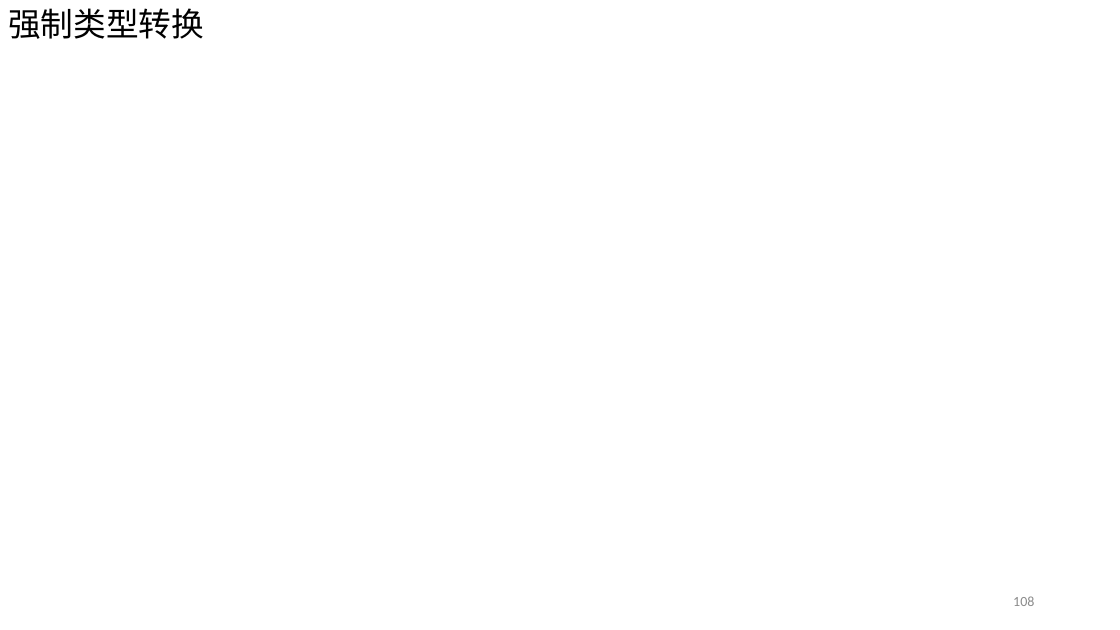
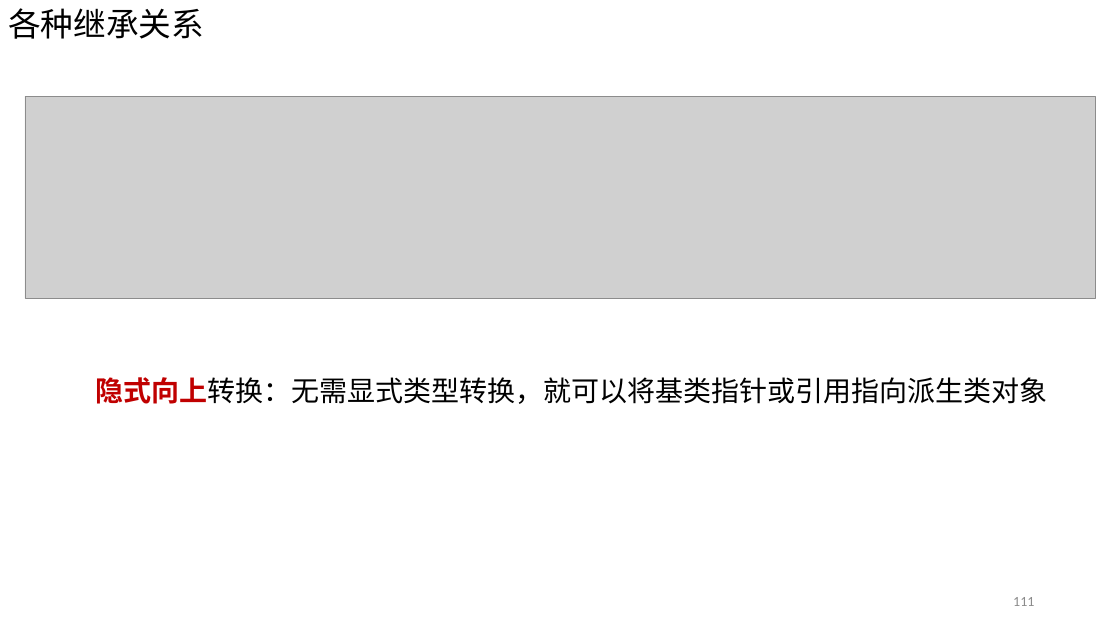
Before and after one commit to Chao200/CPP_Primer_Plus, a slide deck: slide 111 of C++ Primer Plus.pptx (slide 108 before the commit). Drawn at 1120x630 pixels with LibreOffice and Linux fonts; fonts in the diff are those of the drawing; grey boxes stand for pictures. Boxes give left, top, right and bottom in pixels: in the first picture for what was removed or moved away, otherwise in the second. Text is boxed around its words. In the diff, an @@ line names an element or a change of style, - is before the commit and + after.

```diff
--- a/C++ Primer Plus.pptx
+++ b/C++ Primer Plus.pptx
@@ text at (x1=8, y1=8, x2=204, y2=39): text changed @@
-强制类型转换
+各种继承关系
@@ picture added at (x1=25, y1=96, x2=1096, y2=298) @@
@@ text added at (x1=96, y1=377, x2=1048, y2=404), 24 pt, text #000000 @@
+隐式向上转换：无需显式类型转换，就可以将基类指针或引用指向派生类对象
@@ page number at (x1=1013, y1=597, x2=1034, y2=606): text changed @@
-108
+111
```
Also in this commit, not shown: 1 other slide changed, 8 slides added, 5 slides removed.
